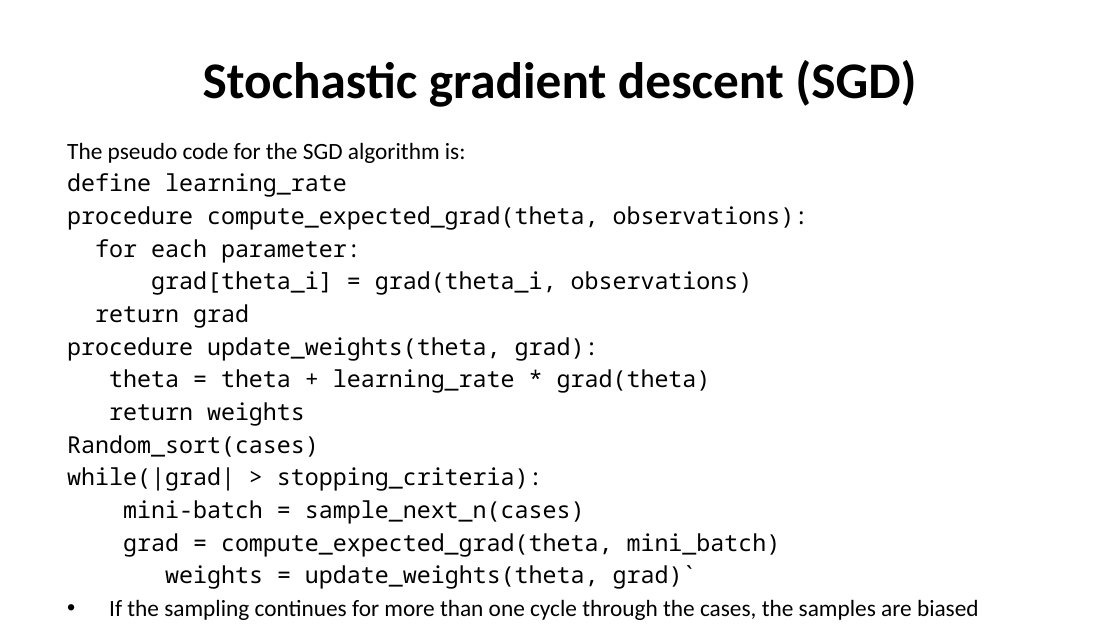
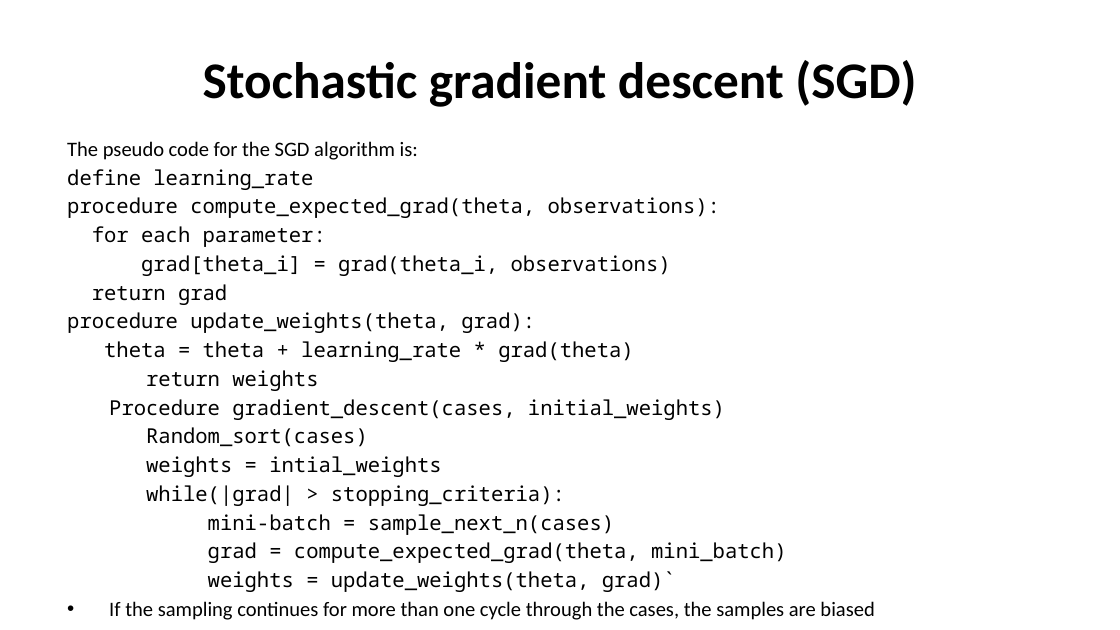
Before and after one commit to StephenElston/CSCI-E-83, a slide deck: slide 34 of LectureSlides/05_ParameterEstimationAndLikelihood.pptx. Drawn at 1120x630 pixels with LibreOffice and Linux fonts; fonts in the diff are those of the drawing. Boxes give left, top, right and bottom in pixels: in the first picture for what was removed or moved away, otherwise in the second. Text is boxed around its words. In the diff, an @@ line names an element or a change of style, - is before the commit and + after.

Commit message:
Edits and updates to lecture slides

```diff
--- a/LectureSlides/05_ParameterEstimationAndLikelihood.pptx
+++ b/LectureSlides/05_ParameterEstimationAndLikelihood.pptx
@@ text at (x1=67, y1=141, x2=874, y2=620): size 15 to 13.2 pt in "The pseudo code for the SGD algorithm ...", "If the sampling continues for more than ...", "In practice, this small bias does not ..." @@
@@ text at (x1=67, y1=169, x2=786, y2=592): text changed; size 15 to 13.2 pt @@
-define learning_rate
-procedure compute_expected_grad(theta, observations):
-for each parameter:
-grad[theta_i] = grad(theta_i, observations)
-return grad
-procedure update_weights(theta, grad):
-theta = theta + learning_rate * grad(theta)
-return weights
-Random_sort(cases)
-while(|grad| > stopping_criteria):
-mini-batch = sample_next_n(cases)
-grad = compute_expected_grad(theta, mini_batch)
-weights = update_weights(theta, grad)`
+define learning_rate
+procedure compute_expected_grad(theta, observations):
+for each parameter:
+grad[theta_i] = grad(theta_i, observations)
+return grad
+procedure update_weights(theta, grad):
+theta = theta + learning_rate * grad(theta)
+return weights
+Procedure gradient_descent(cases, initial_weights)
+Random_sort(cases)
+weights = intial_weights
+while(|grad| > stopping_criteria):
+mini-batch = sample_next_n(cases)
+grad = compute_expected_grad(theta, mini_batch)
+weights = update_weights(theta, grad)`
```
Also in this commit, not shown: 3 other slides changed, 1 slide removed, 4 other files.
